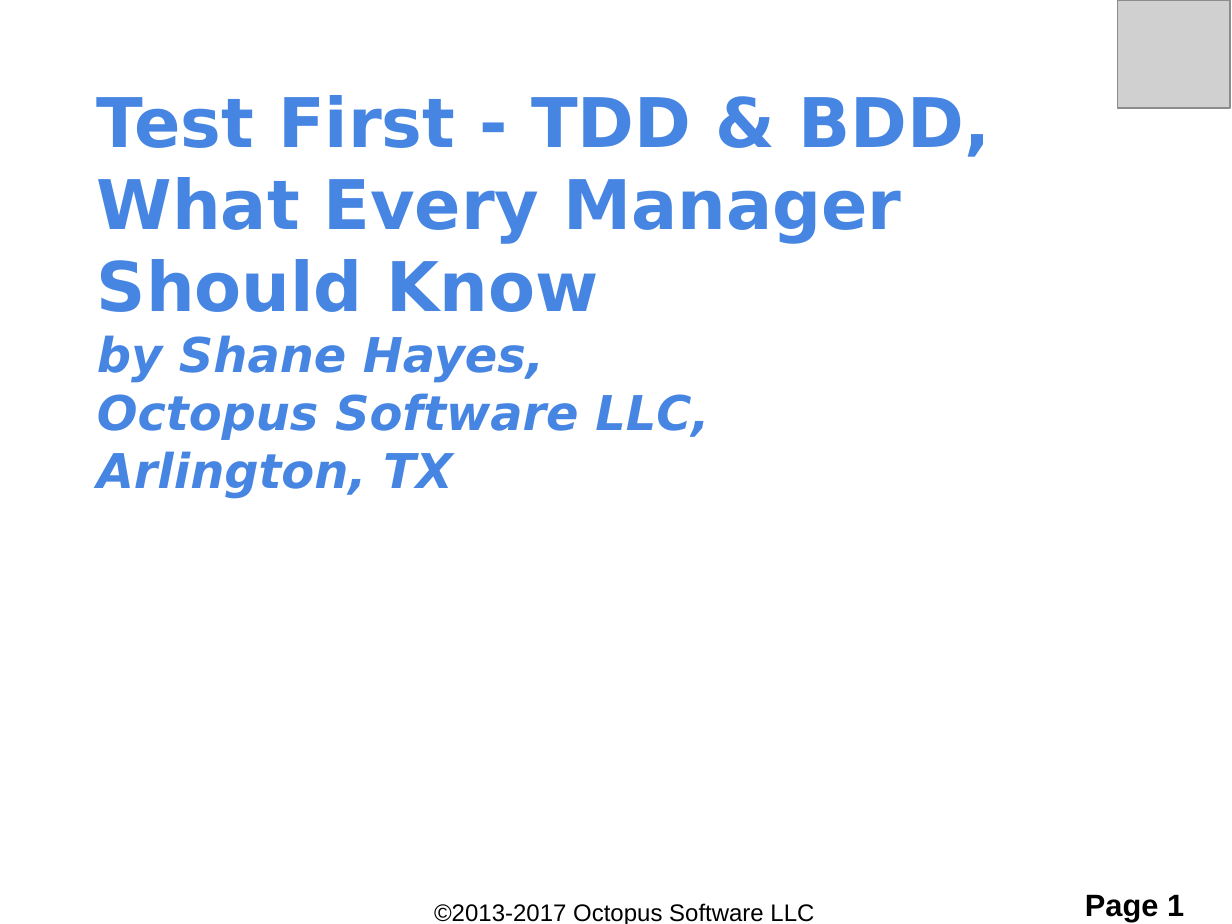
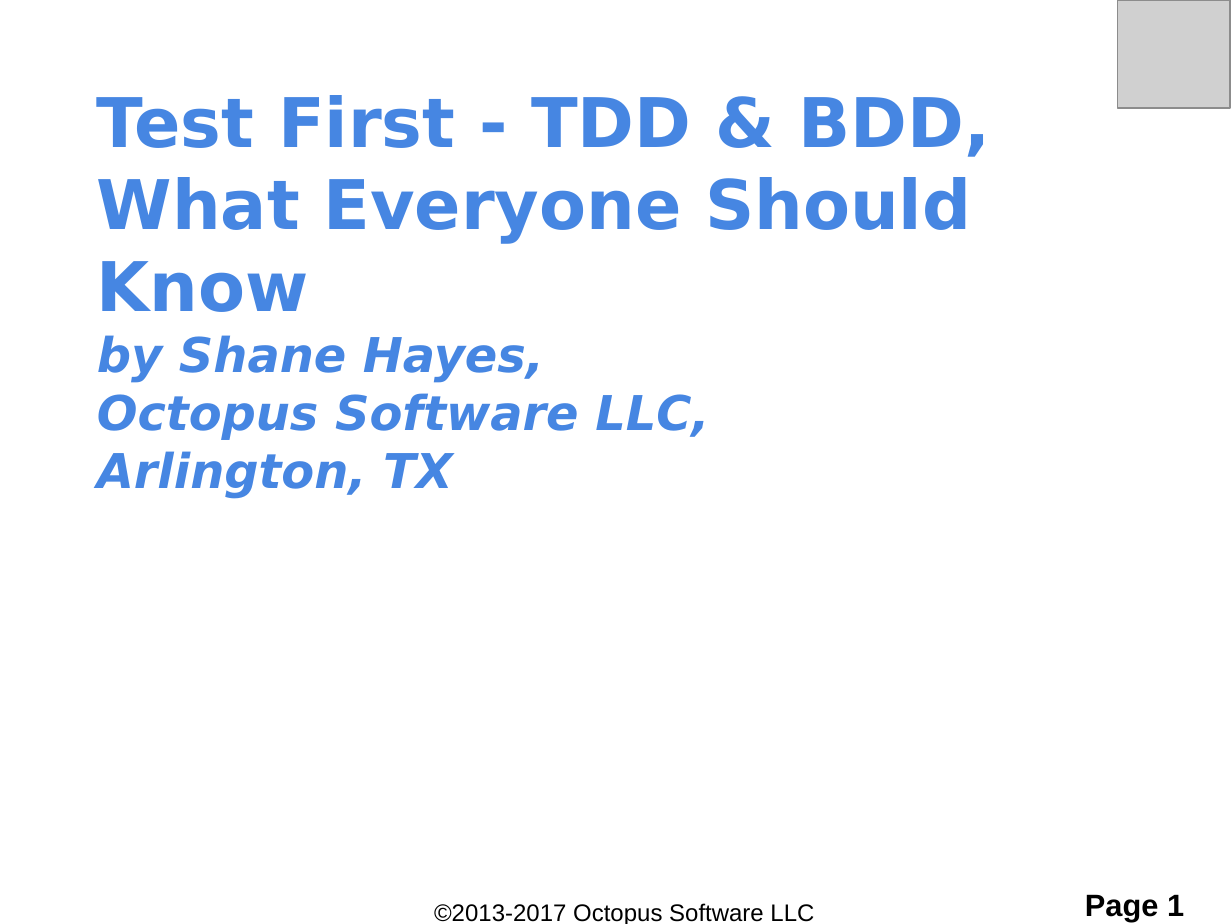
Before and after one commit to ShaneOctopus/RomanConversionStarting, a slide deck: slide 1 of workingFiles/TDD and BDD.pptx. Drawn at 1232x924 pixels with LibreOffice and Linux fonts; fonts in the diff are those of the drawing; grey boxes stand for pictures; background and template pictures are left out. Boxes give left, top, right and bottom in pixels: in the first picture for what was removed or moved away, otherwise in the second. Text is boxed around its words. In the diff, an @@ line names an element or a change of style, - is before the commit and + after.

```diff
--- a/workingFiles/TDD and BDD.pptx
+++ b/workingFiles/TDD and BDD.pptx
@@ text at [97, 95, 990, 312]: text changed @@
-Test First - TDD & BDD, What Every Manager Should Know
+Test First - TDD & BDD, What Everyone Should Know
```
Also in this commit, not shown: 7 other slides changed, 1 other file.
